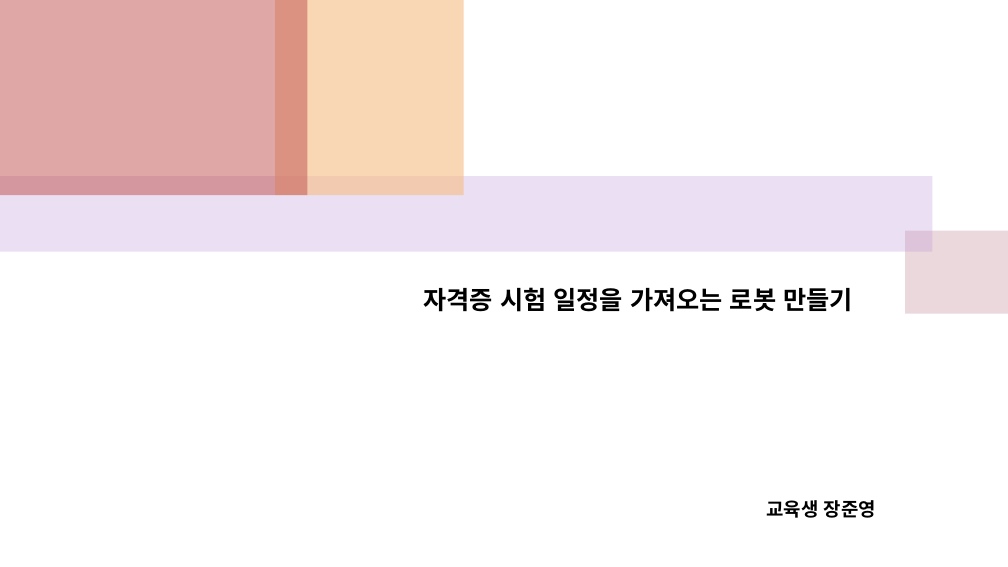
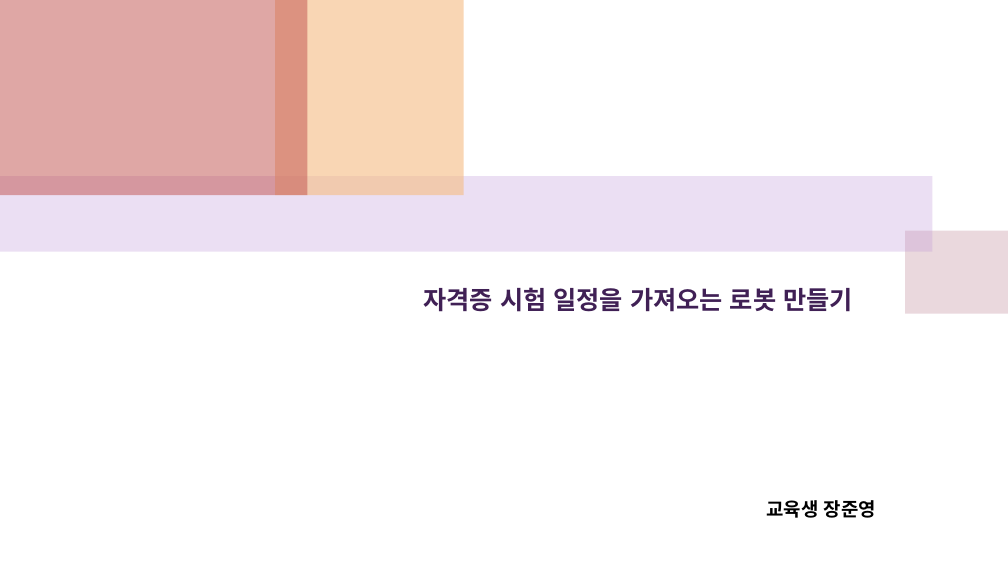
Before and after one commit to jyjang1222/learning-uipath, a slide deck: slide 1 of sict/day10/발표용.pptx. Drawn at 1008x567 pixels with LibreOffice and Linux fonts; fonts in the diff are those of the drawing. Boxes give left, top, right and bottom in pixels: in the first picture for what was removed or moved away, otherwise in the second. Text is boxed around its words. In the diff, an @@ line names an element or a change of style, - is before the commit and + after.

```diff
--- a/sict/day10/발표용.pptx
+++ b/sict/day10/발표용.pptx
@@ text "자격증 시험 일정을 가져오는 로봇 ..." at [424, 287, 853, 312]: text colour #000000 to #412055 @@
```
Also in this commit, not shown: 1 other slide changed.
